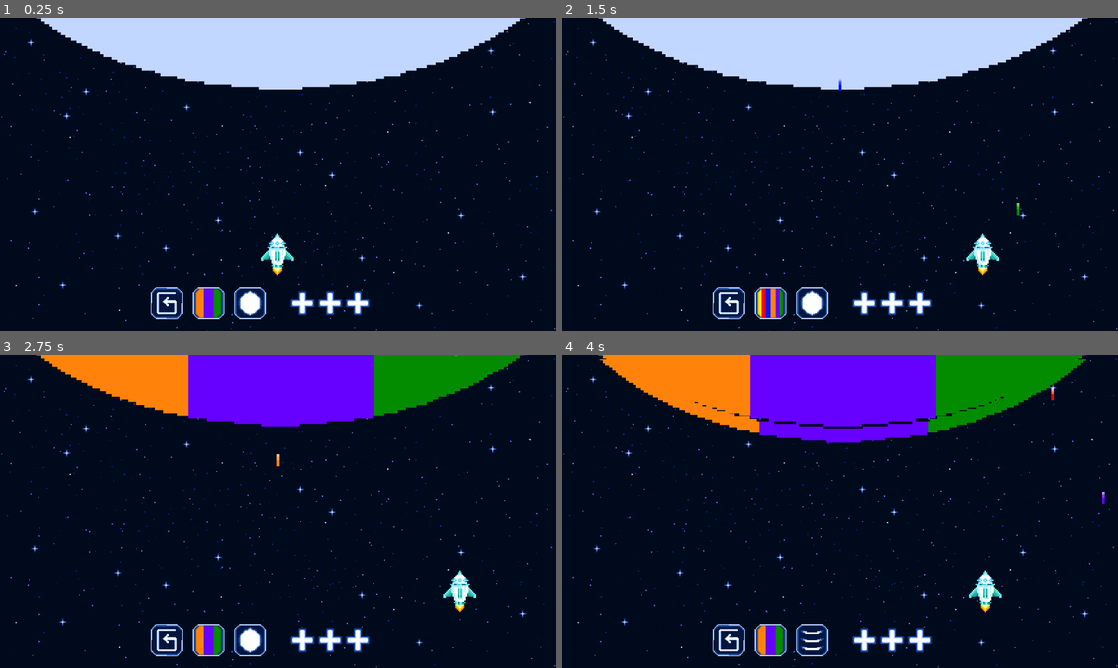
Above: before the commit, frames 1-4 (two rows, left to right).
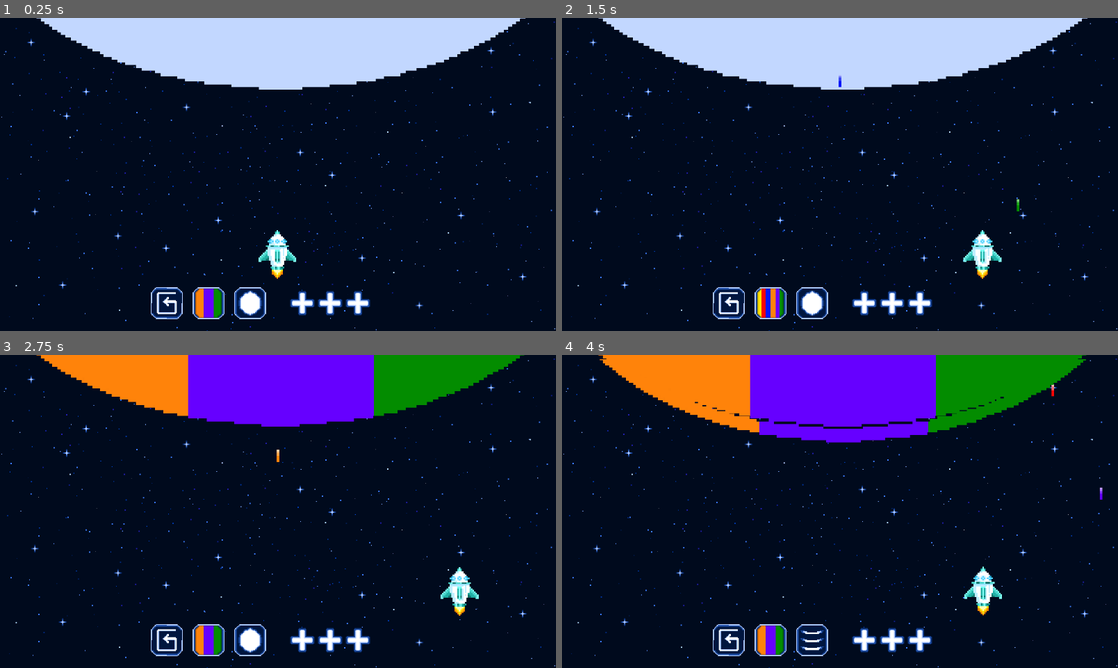
Above: after the commit, the same moments.

Repository: Annars30/GithubRepos-FINAL-project-ver1
Game: Godot game, scene res://Scenes/game.tscn
Same seed, same stepped clock (60 frames per second), same inputs: the game is played once before the commit and once after it.
Inputs (mouse positions are in pixels of both pictures, inside the frame that each line leads up to):
- Up to frame 1 (0.25 s): no input
- Up to frame 2 (1.5 s): tap Enter at 0.5 s; move the mouse to (773, 302) at 0.52 s; hold Right (move_right) 0.53-1.28 s; hold B (fire_blue) 0.53-1.28 s; click (773, 302) at 0.67 s; move the mouse to (812, 302) at 1.27 s; hold Left (move_left) from 1.28 s (still down); tap G (fire_green) at 1.35 s; click (812, 302) at 1.42 s
- Up to frame 3 (2.75 s): move the mouse to (333, 442) at 2.02 s; release Left (move_left) at 2.03 s; hold Right (move_right) from 2.03 s (still down); hold O (fire_orange) from 2.03 s (still down); click (333, 442) at 2.17 s
- Up to frame 4 (4 s): move the mouse to (812, 574) at 2.77 s; release O (fire_orange) at 2.78 s; tap R (fire_red) at 2.85 s; click (812, 574) at 2.92 s; move the mouse to (1006, 558) at 3.52 s; release Right (move_right) at 3.53 s; hold Left (move_left) from 3.53 s (still down); hold V (fire_violet) from 3.53 s (still down); click (1006, 558) at 3.67 s

The runs differ from the first frame. In frame 1, 0.4% of the frame differs, in the area x 46-54%, y 67-84%; in frame 2, 0.4%; in frame 3, 0.4%; in frame 4, 0.5%, in the area x 72-98%, y 9-84%.

Commit message:
Update game.tscn

Diff:
--- a/Scenes/game.tscn
+++ b/Scenes/game.tscn
@@ -72,7 +72,7 @@
 [node name="ship" parent="." instance=ExtResource("5_wowpa")]
 physics_interpolation_mode = 2
 position = Vector2(640, 544)
-scale = Vector2(3, 3)
+scale = Vector2(3.5, 3.5)
 floor_block_on_wall = false
 platform_wall_layers = 255
 
